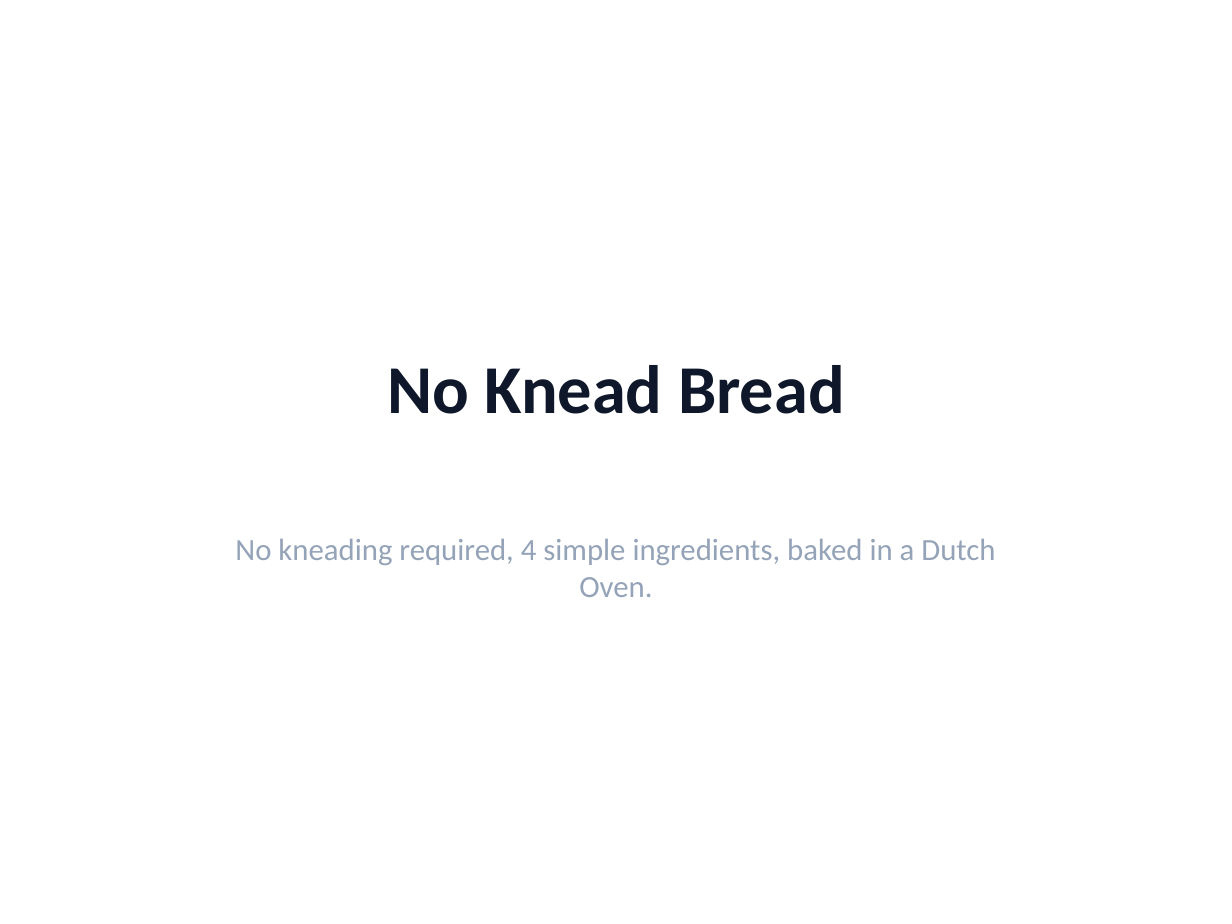
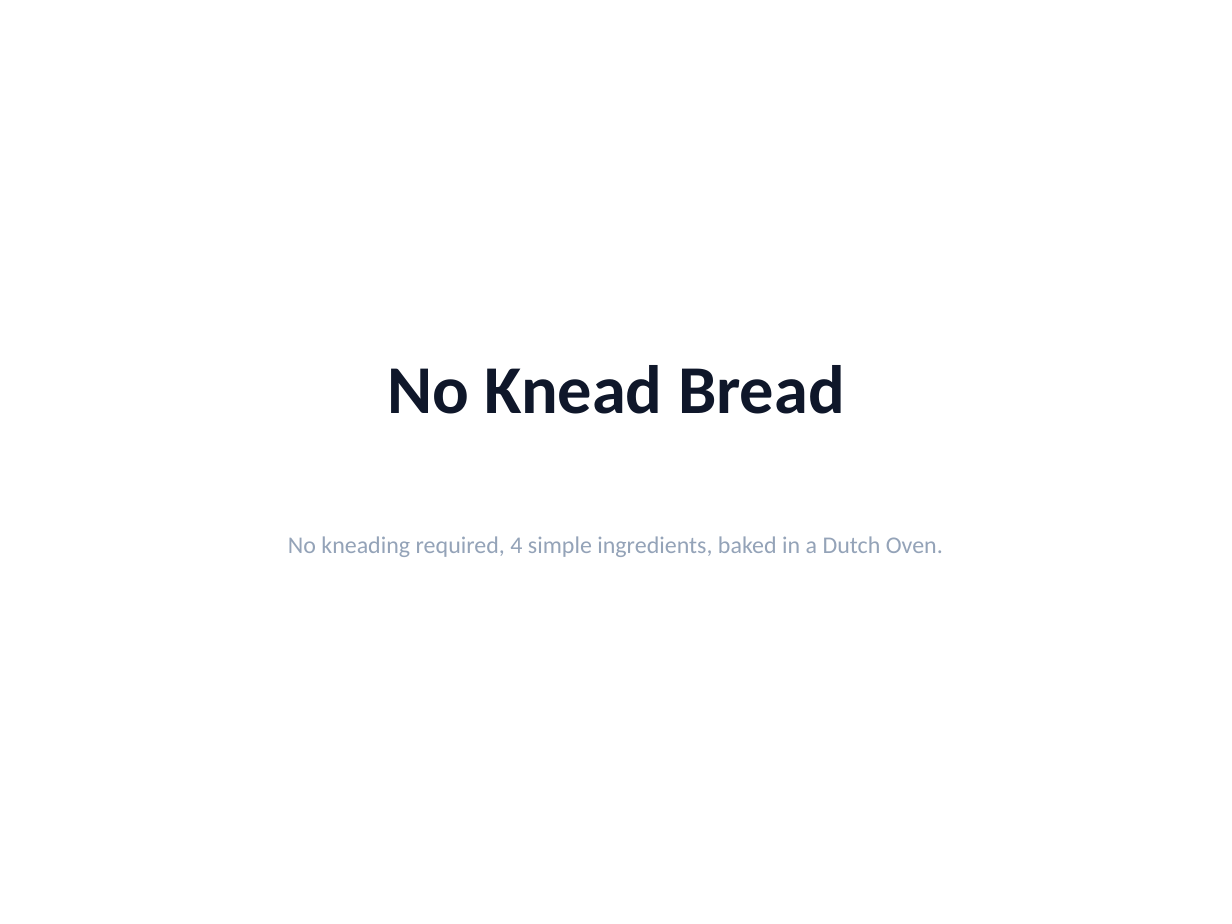
Before and after one commit to ThirstyHead/pptx-a11y, a slide deck: slide 1 of examples/No Knead Bread-test.pptx. Drawn at 1232x924 pixels with LibreOffice and Linux fonts; fonts in the diff are those of the drawing. Boxes give left, top, right and bottom in pixels: in the first picture for what was removed or moved away, otherwise in the second. Text is boxed around its words. In the diff, an @@ line names an element or a change of style, - is before the commit and + after.

```diff
--- a/examples/No Knead Bread-test.pptx
+++ b/examples/No Knead Bread-test.pptx
@@ subtitle "No kneading required, 4 simple ..." at bbox=[288, 536, 943, 557]: size 18 to 14 pt @@
```
Also in this commit, not shown: 1 other slide changed, 3 other files.
